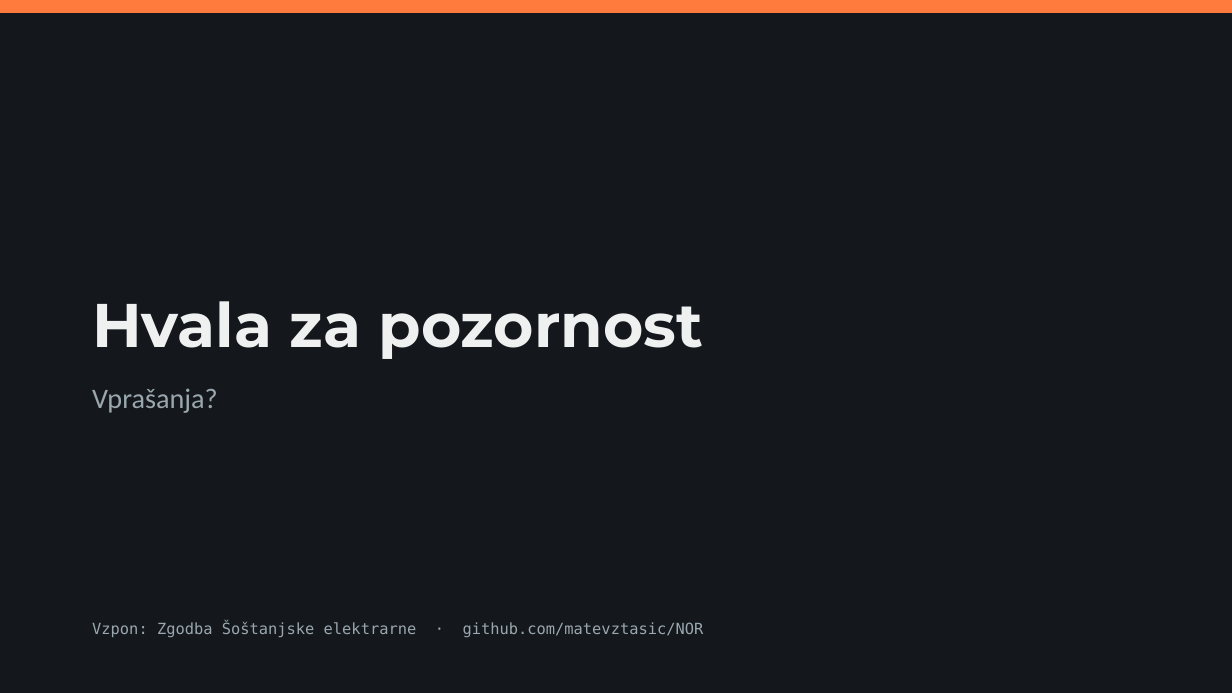
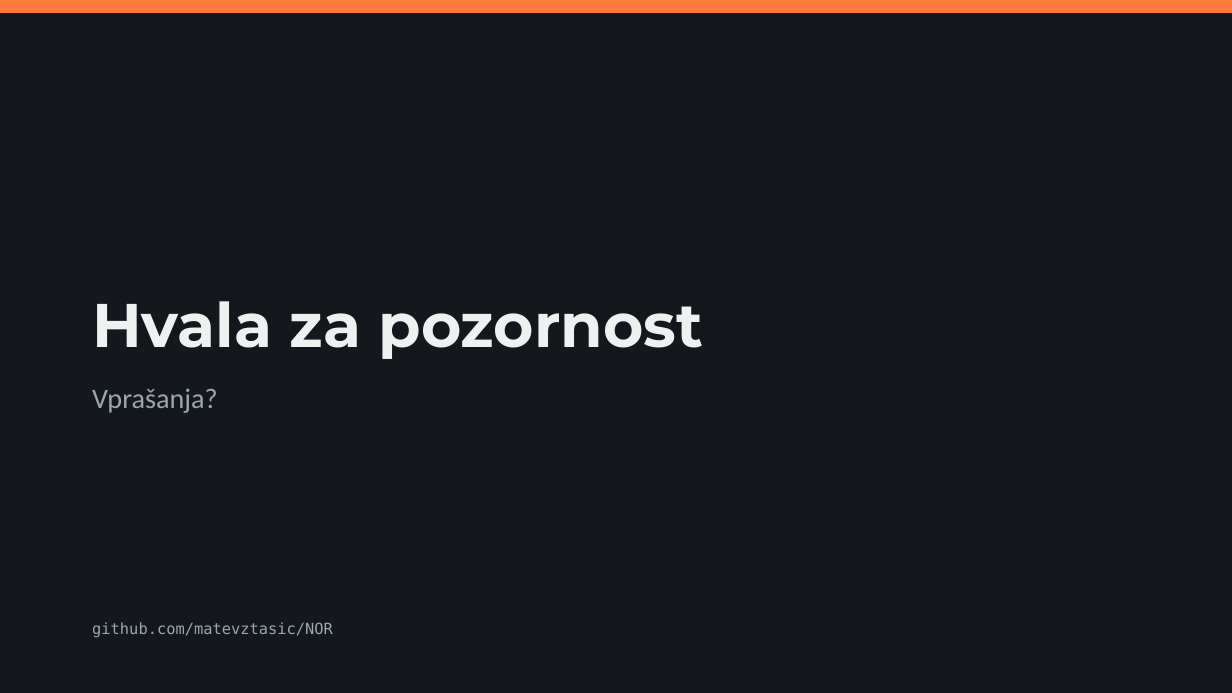
Before and after one commit to matevztasic/NOR, a slide deck: slide 10 of VR-AR-Predmet/predstavitev/Vzpon-predstavitev.pptx (slide 13 before the commit). Drawn at 1232x693 pixels with LibreOffice and Linux fonts; fonts in the diff are those of the drawing. Boxes give left, top, right and bottom in pixels: in the first picture for what was removed or moved away, otherwise in the second. Text is boxed around its words. In the diff, an @@ line names an element or a change of style, - is before the commit and + after.

```diff
--- a/VR-AR-Predmet/predstavitev/Vzpon-predstavitev.pptx
+++ b/VR-AR-Predmet/predstavitev/Vzpon-predstavitev.pptx
@@ text at box(92, 622, 333, 637): text changed @@
-Vzpon: Zgodba Šoštanjske elektrarne · github.com/matevztasic/NOR
+github.com/matevztasic/NOR
```
Also in this commit, not shown: 3 other slides changed, 6 slides added, 9 slides removed, 2 other files.
